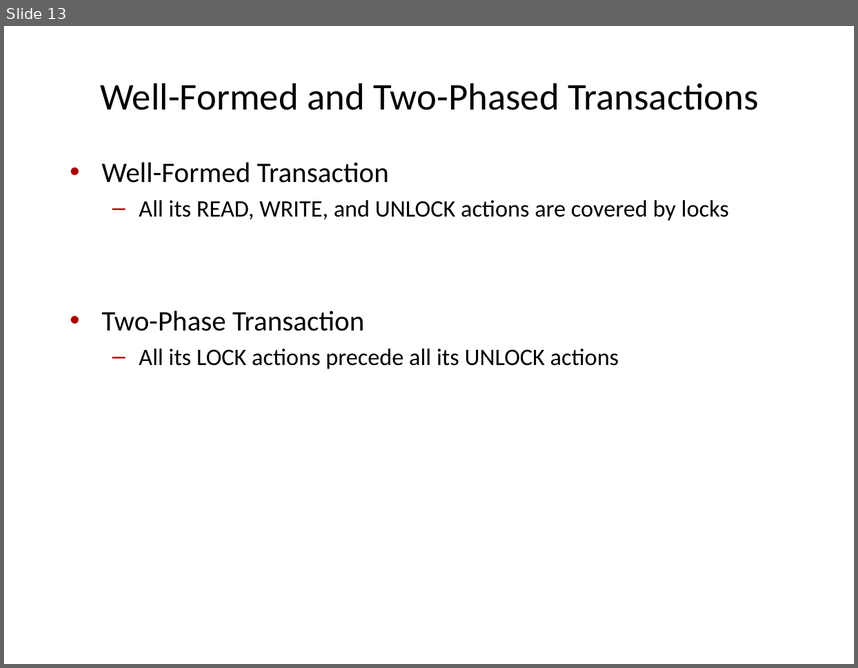
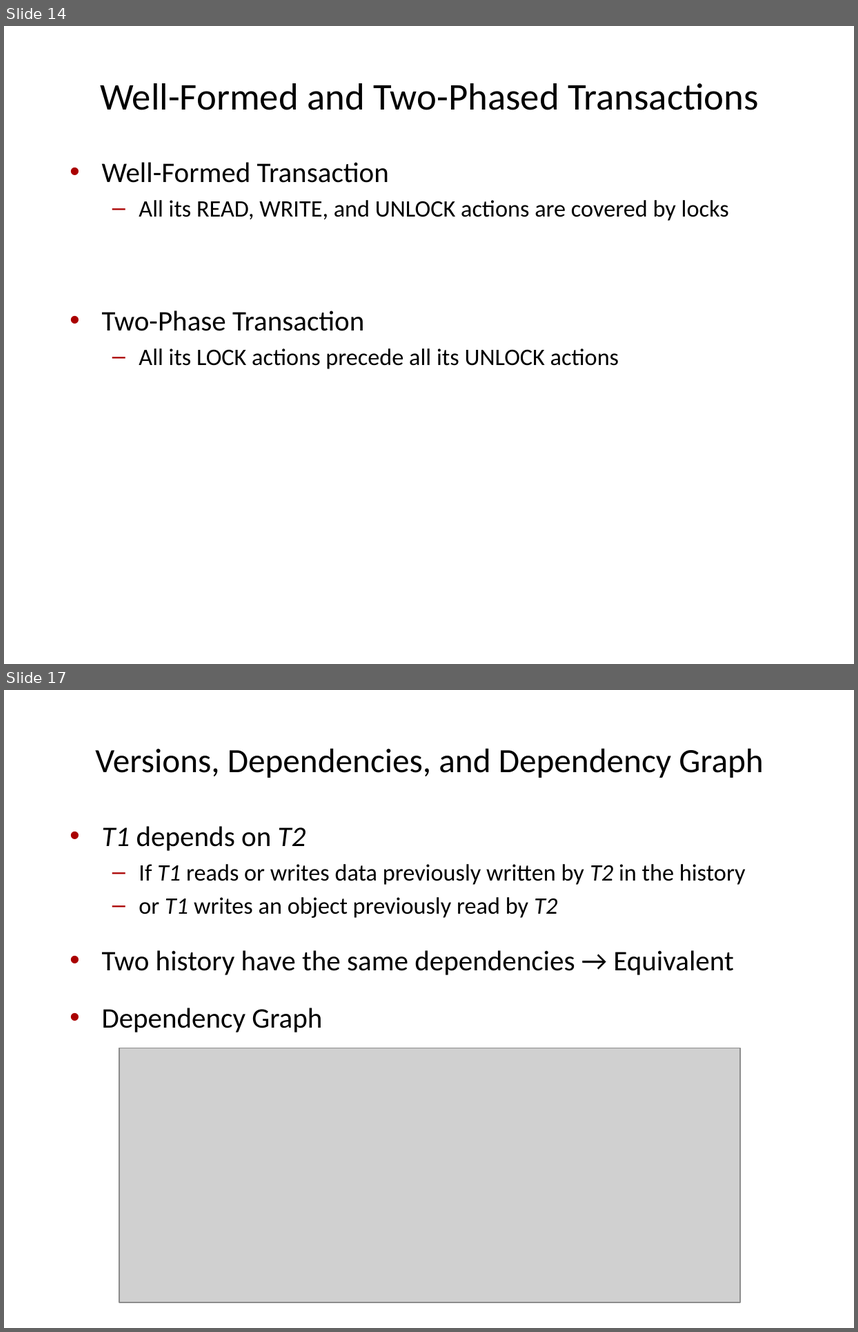
Before and after one commit to VLDB-Study/transaction-processing-study, a slide deck: chapter7/slides/Ch7-Isolation_concepts.pptx. Shown one above the other, each under a label of ours: slide 13 before the commit, slides 14 and 17 after it; the slides between them are not shown. The pictures are 858x668 and 858x1332 pixels, drawn with LibreOffice and Linux fonts; fonts in the diff are those of the drawing; grey boxes stand for pictures. Boxes give left, top, right and bottom in pixels: in the first picture for what was removed or moved away, otherwise in the second. Text is boxed around its words. In the diff, an @@ line names an element or a change of style, - is before the commit and + after.

```diff
--- a/chapter7/slides/Ch7-Isolation_concepts.pptx
+++ b/chapter7/slides/Ch7-Isolation_concepts.pptx
@@ slide 17 added at (x1=4, y1=690, x2=854, y2=1328), background #FFFFFF @@
@@ title added at (x1=95, y1=748, x2=764, y2=778), 28.8 pt, text #000000 @@
+Versions, Dependencies, and Dependency Graph
@@ text added at (x1=102, y1=826, x2=746, y2=1032), 20 pt, text #000000 @@
+• T1 depends on T2
+  – If T1 reads or writes data previously written by T2 in the history
+  – or T1 writes an object previously read by T2
+• Two history have the same dependencies → Equivalent
+• Dependency Graph
@@ picture added at (x1=120, y1=1048, x2=741, y2=1302) @@
@@ what was slide 13 is now slide 14 @@
```
Also in this commit, not shown: 7 slides changed, 21 other slides added, 4 slides removed.
